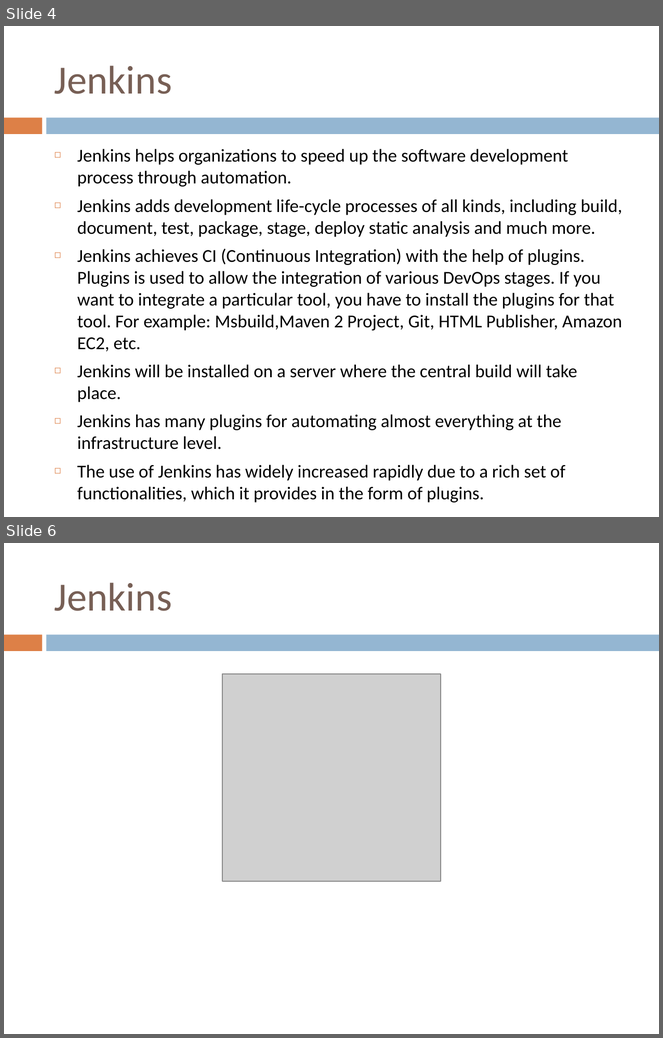
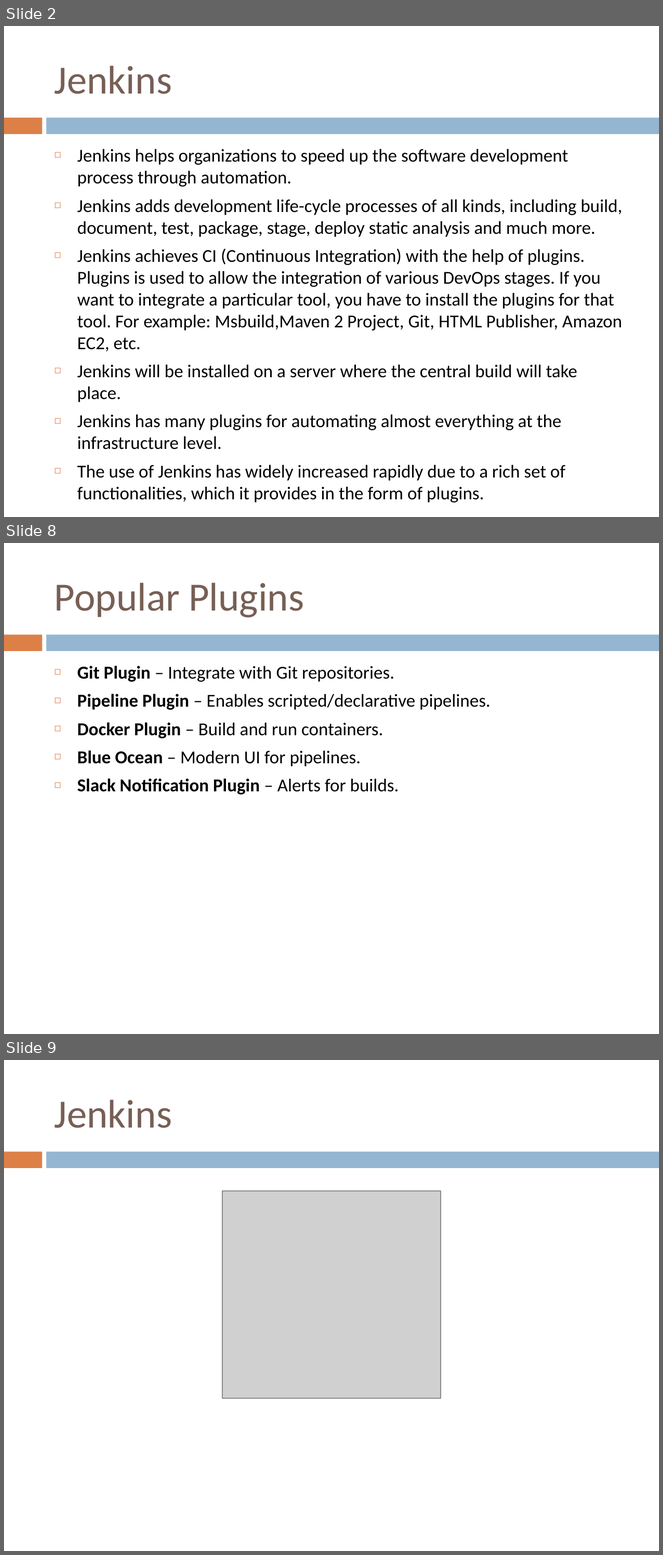
Before and after one commit to santuparsi/DevOps, a slide deck: Jenkins/Jenkins.pptx. Shown one above the other, each under a label of ours: slides 4 and 6 before the commit, slides 2, 8 and 9 after it; the slides between them are not shown. The pictures are 663x1038 and 663x1555 pixels, drawn with LibreOffice and Linux fonts; fonts in the diff are those of the drawing; grey boxes stand for pictures. Boxes give left, top, right and bottom in pixels: in the first picture for what was removed or moved away, otherwise in the second. Text is boxed around its words. In the diff, an @@ line names an element or a change of style, - is before the commit and + after.

```diff
--- a/Jenkins/Jenkins.pptx
+++ b/Jenkins/Jenkins.pptx
@@ slide 8 added at [4, 543, 659, 1034], background #FFFFFF; not listed: 2 template elements that a slide beside it also shows @@
@@ title added at [54, 583, 304, 617], 44 pt, text #775F55 @@
+Popular Plugins
@@ text added at [77, 666, 491, 795], 20 pt, text #000000 @@
+◻ Git Plugin – Integrate with Git repositories.
+◻ Pipeline Plugin – Enables scripted/declarative pipelines.
+◻ Docker Plugin – Build and run containers.
+◻ Blue Ocean – Modern UI for pipelines.
+◻ Slack Notification Plugin – Alerts for builds.
@@ what was slide 4 is now slide 2 @@
@@ what was slide 6 is now slide 9 @@
```
Also in this commit, not shown: 2 slides changed, 4 other slides added, 2 slides removed, 4 other files.
